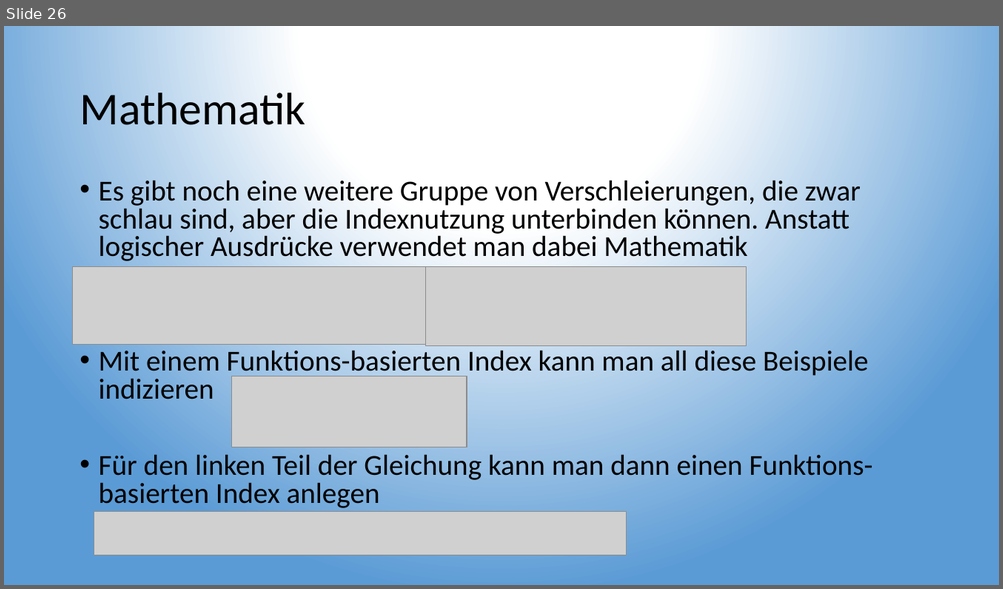
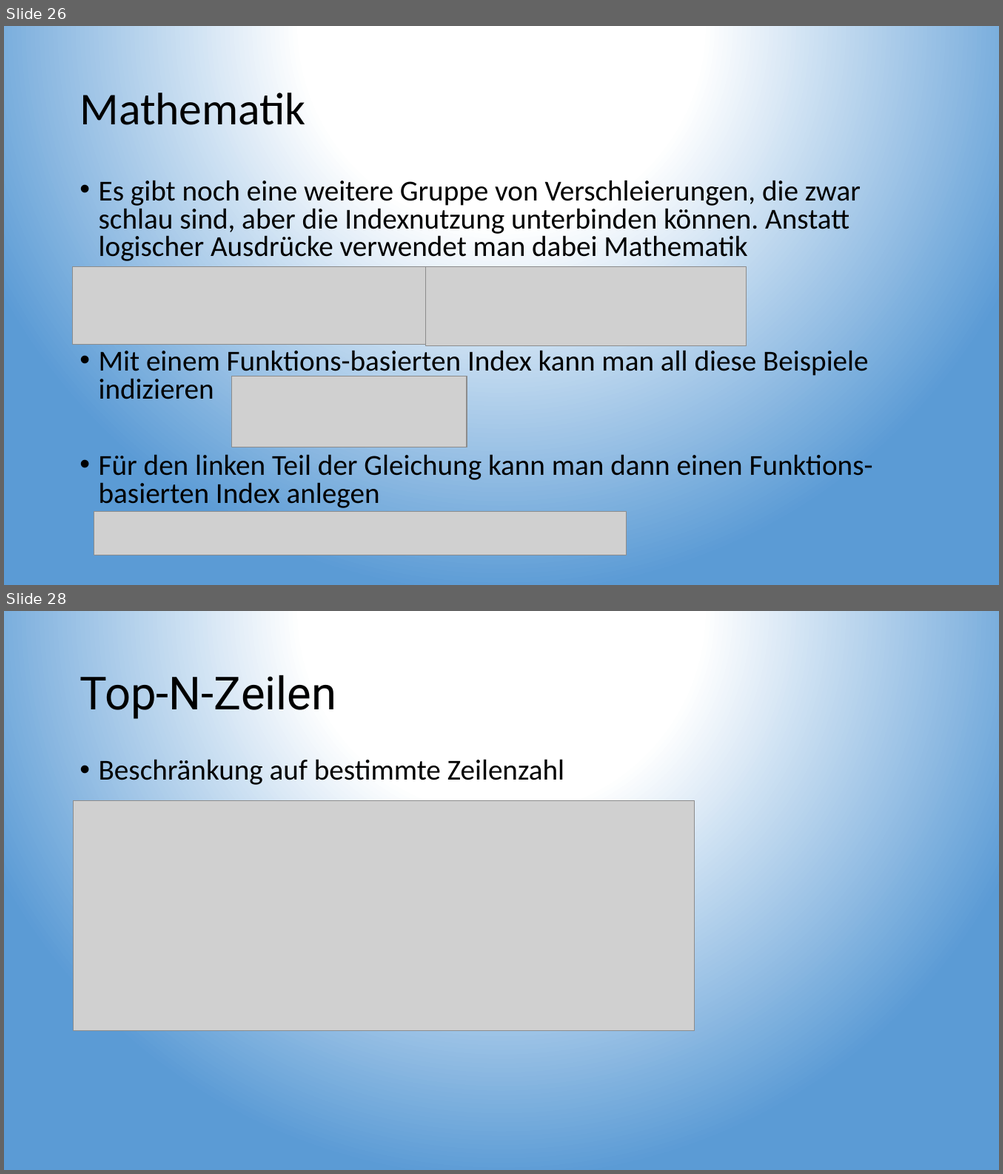
Before and after one commit to TobiaszMylak/DBI-Pr-sentation, a slide deck: DBI Präsentation Gruppe 2 - Ganzes Thema.pptx. Shown one above the other, each under a label of ours: slide 26 before the commit, slides 26 and 28 after it; the slides between them are not shown. The pictures are 1003x589 and 1003x1174 pixels, drawn with LibreOffice and Linux fonts; fonts in the diff are those of the drawing; grey boxes stand for pictures. Boxes give left, top, right and bottom in pixels: in the first picture for what was removed or moved away, otherwise in the second. Text is boxed around its words. In the diff, an @@ line names an element or a change of style, - is before the commit and + after.

```diff
--- a/DBI Präsentation Gruppe 2 - Ganzes Thema.pptx
+++ b/DBI Präsentation Gruppe 2 - Ganzes Thema.pptx
@@ slide 28 added at [4,611,999,1170], background gradient #FFFFFF to #5B9BD5 @@
@@ title added at [79,668,336,721], 44 pt, text #000000 @@
+Top-N-Zeilen
@@ text added at [99,756,564,785], 28 pt, text #000000 @@
+• Beschränkung auf bestimmte Zeilenzahl
@@ picture added at [74,800,694,1031] @@
```
Also in this commit, not shown: 6 other slides added.
